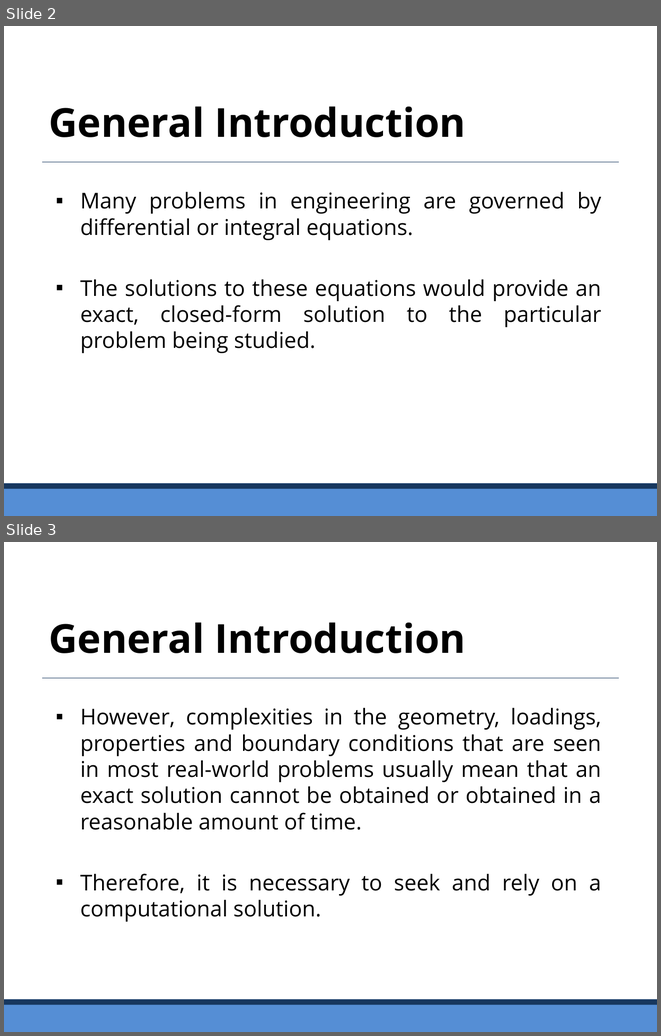
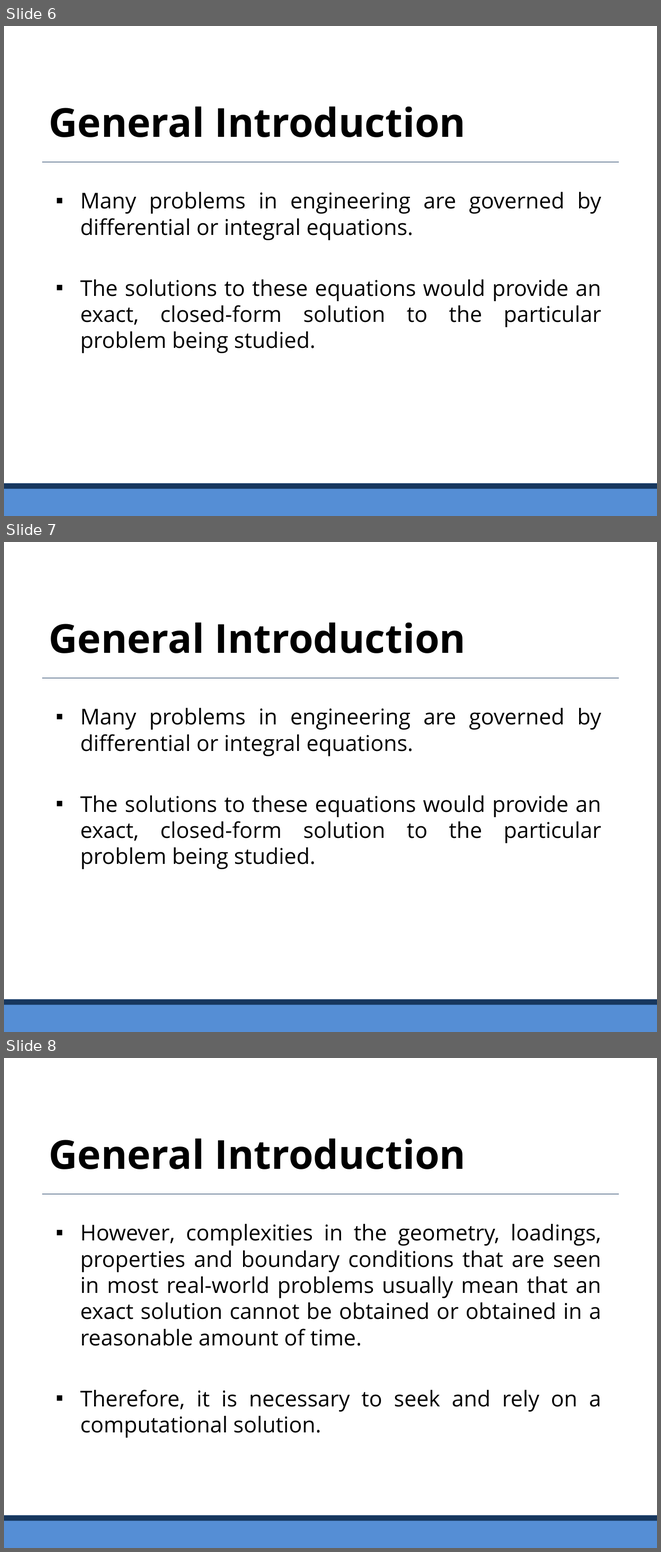
Before and after one commit to civilabs/computationalmethods, a slide deck: Handouts/Lecture 01.pptx. Shown one above the other, each under a label of ours: slides 2 and 3 before the commit, slides 6, 7 and 8 after it. The pictures are 661x1036 and 661x1552 pixels, drawn with LibreOffice and Linux fonts; fonts in the diff are those of the drawing. Boxes give left, top, right and bottom in pixels: in the first picture for what was removed or moved away, otherwise in the second. Text is boxed around its words. In the diff, an @@ line names an element or a change of style, - is before the commit and + after.

```diff
--- a/Handouts/Lecture 01.pptx
+++ b/Handouts/Lecture 01.pptx
@@ slide 7 added at (4,542,657,1032), background #FFFFFF @@
@@ text added at (49,622,466,653), 44 pt, text #000000, bold @@
+General Introduction
@@ line added from (42, 678) to (619, 678), #17375E 0.75 pt @@
@@ text added at (80,707,601,869), 24 pt, text #000000 @@
+▪ Many problems in engineering are governed by differential or integral equations.
+▪ The solutions to these equations would provide an exact, closed-form solution to the particular problem being studied.
@@ rectangle added at (4,999,657,1032), fill #558ED5 @@
@@ rectangle added at (4,999,657,1004), fill #17375E @@
@@ what was slide 2 is now slide 6 @@
@@ what was slide 3 is now slide 8 @@
```
Also in this commit, not shown: 4 other slides added, 8 other files.
